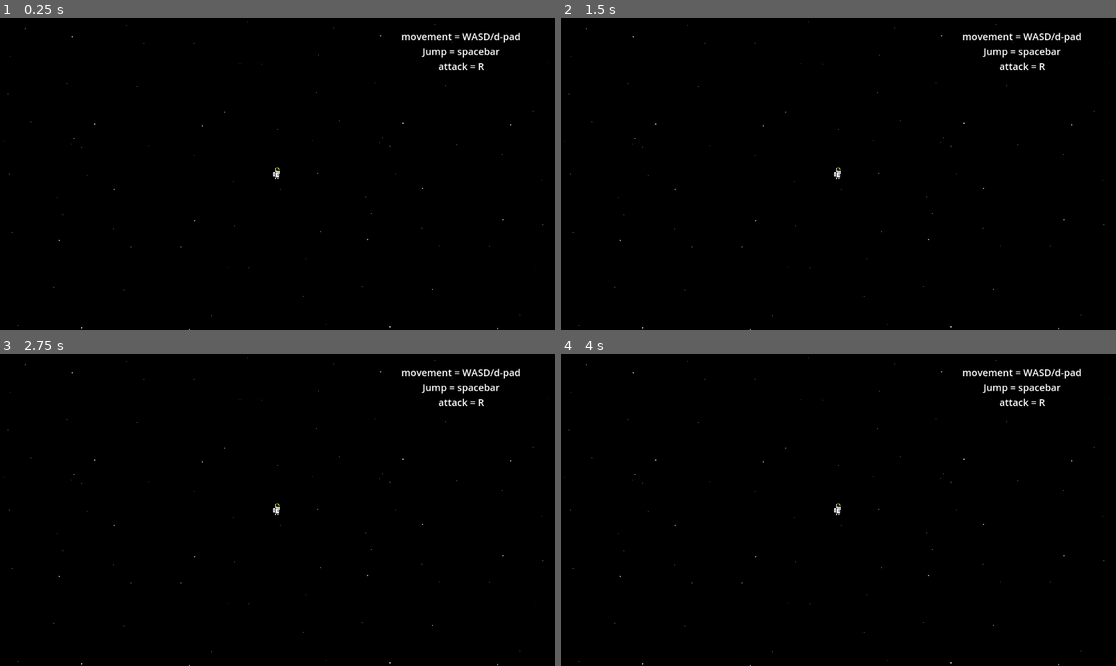
Above: before the commit, frames 1-4 (two rows, left to right).
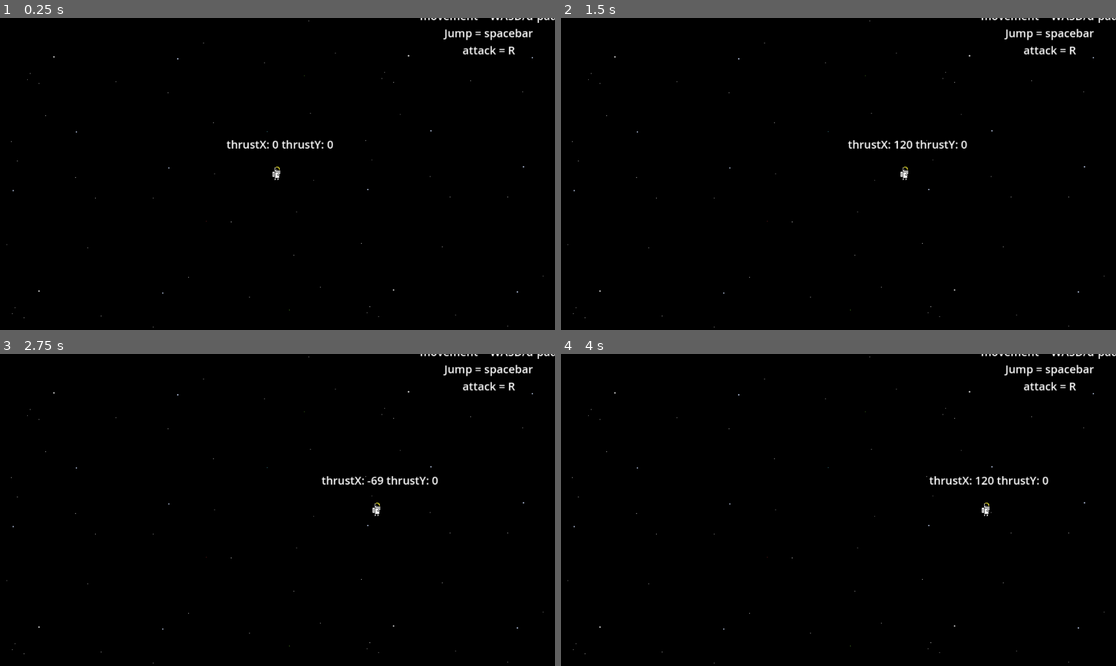
Above: after the commit, the same moments.

Repository: Boladelomo/Brackeys_Game_Jam_2024.2
Game: Godot game, scene res://Scenes/TestScene.tscn
The game is run twice, just before and just after one commit, with the same random seed, the same clock (stepped at 60 frames per second) and the same inputs.
Inputs:
- Up to frame 1 (0.25 s): no input
- Up to frame 2 (1.5 s): tap Enter at 0.5 s; hold Space (jump) 0.53-1.28 s; hold D (right) from 0.53 s (still down); tap R (attack) at 0.6 s; tap Space (jump) at 1.35 s
- Up to frame 3 (2.75 s): tap Space (jump) at 1.52, 1.82 s; tap R (attack) at 1.55, 2.1 s; release D (right) at 2.03 s; hold A (left) from 2.03 s (still down); hold Space (jump) from 2.03 s (still down)
- Up to frame 4 (4 s): release A (left) at 2.78 s; release Space (jump) at 2.78 s; hold D (right) from 2.78 s (still down); tap R (attack) at 2.85 s; tap Space (jump) at 3.02, 3.32 s; tap Enter at 3.5 s; hold Space (jump) from 3.53 s (still down)

The runs differ from the first frame. In frame 1, 1.2% of the frame differs, in the area x 0-100%, y 0-100%; in frame 2, 1.3%; in frame 3, 1.3%; in frame 4, 1.3%.
Error before the commit: Parse Error: The function signature doesn't match the parent. Parent signature is "get_gravity() -> Vector2". (res://Scripts/Sidescroller.gd:91)

Commit message:
boost & rebalanced speed vars, cleaner controller script

Diff:
--- a/Project/Scenes/Controller.tscn
+++ b/Project/Scenes/Controller.tscn
@@ -12,9 +12,6 @@
 myBody = NodePath(".")
 sprite = NodePath("Sprite2D")
 label = NodePath("Label")
-jumpHeight = 100.0
-jumpTimeToPeak = 0.5
-jumpTimeToDescent = 0.4
 
 [node name="Sprite2D" type="Sprite2D" parent="."]
 texture = ExtResource("2_fnswl")
--- a/Project/Scenes/TestScene.tscn
+++ b/Project/Scenes/TestScene.tscn
@@ -7,22 +7,23 @@
 [node name="world" type="Node2D"]
 
 [node name="Stars" type="Sprite2D" parent="."]
-position = Vector2(354, -114)
+position = Vector2(330, -222)
 texture = ExtResource("1_l8kns")
 
 [node name="Stars2" type="Sprite2D" parent="."]
-position = Vector2(-286, -112)
+position = Vector2(-310, -220)
 texture = ExtResource("1_l8kns")
 
 [node name="Stars3" type="Sprite2D" parent="."]
-position = Vector2(327, 309)
+position = Vector2(303, 201)
 texture = ExtResource("1_l8kns")
 
 [node name="Stars4" type="Sprite2D" parent="."]
-position = Vector2(-313, 311)
+position = Vector2(-337, 203)
 texture = ExtResource("1_l8kns")
 
 [node name="Camera2D" type="Camera2D" parent="."]
+zoom = Vector2(1.15, 1.15)
 
 [node name="Hints" type="Label" parent="Camera2D"]
 anchors_preset = 15
--- a/Project/Scripts/Sidescroller.gd
+++ b/Project/Scripts/Sidescroller.gd
@@ -1,6 +1,4 @@
 extends CharacterBody2D
-
-enum UnitState { IDLE, WALKING, ATTACKING, FALLING, JUMPING }
 
 @export var myBody : CharacterBody2D
 @export var sprite : Sprite2D
@@ -12,46 +10,15 @@
 var direction := Vector2.ZERO
 var thrust_vector := Vector2.ZERO
 
-const MAX_SPEED := 60.0
-const MAX_THRUST := 7
-var thrust := 3.5
+const MAX_SPEED := 120.0
+const MAX_THRUST := 12
+@export var thrust := 4.5
+@export var boost_thrust := 40.0
 
-@export var jumpHeight : float
-@export var jumpTimeToPeak : float
-@export var jumpTimeToDescent : float
-
-@onready var jumpVelocity : float = ((2.0 * jumpHeight) / jumpTimeToPeak) * -1.0
-@onready var jumpGravity : float = ((-2.0 * jumpHeight) / (jumpTimeToPeak * jumpTimeToPeak)) * -1.0
-@onready var fallGravity : float = ((-2.0 * jumpHeight) / (jumpTimeToDescent * jumpTimeToDescent)) * -1.0
-
-#combat
-const MAX_ATTACK_TIME : float = 30.0
-var attack_time : float = 0.0
-
-var state : UnitState
 #Debugging
 @onready var debug_label = label
 
-func _ready():
-	print(jumpVelocity)
-	print(jumpGravity)
-	print(fallGravity)
-
-func update_state():
-	attack_time = attack_time - 1 if attack_time > 0.0 else 0.0
-	if is_on_floor():
-		if attack_time > 0.0:
-			state = UnitState.ATTACKING
-		else:
-			state = UnitState.IDLE if velocity.x == 0.0 else UnitState.WALKING
-	else:
-		state = UnitState.JUMPING if velocity.y < 0.0 else UnitState.FALLING
-
-func _physics_process(delta):
-	#vertical movement
-	#velocity.y += get_gravity() * delta
-	#if Input.is_action_just_pressed("jump") and is_on_floor():
-		#jump()
+func _physics_process(_delta):
 
 	if Input.is_action_pressed("up"):
 		thrust_vector.y += max(-thrust, -MAX_THRUST)
@@ -59,26 +26,32 @@
 	if Input.is_action_pressed("down"):
 		thrust_vector.y += min(thrust, MAX_THRUST)
 
-	velocity.y = max(thrust_vector.y, -MAX_SPEED) if thrust_vector.y < 0.0 else min(thrust_vector.y, MAX_SPEED)
-
 	if Input.is_action_pressed("left"):
 		thrust_vector.x += max(-thrust, -MAX_THRUST)
 
 	if Input.is_action_pressed("right"):
 		thrust_vector.x += min(thrust, MAX_THRUST)
 
-	velocity.x = max(thrust_vector.x, -MAX_SPEED) if thrust_vector.x < 0.0 else min(thrust_vector.x, MAX_SPEED)
-	#TODO: action locks you in place, for dialogues
-	#Action logic
-	if Input.is_action_just_pressed("attack") and is_on_floor():
-		attack_time = MAX_ATTACK_TIME
+
+	#cap thrust_vector
+	thrust_vector.y = max(thrust_vector.y, -MAX_SPEED) if thrust_vector.y < 0.0 else min(thrust_vector.y, MAX_SPEED)
+	thrust_vector.x = max(thrust_vector.x, -MAX_SPEED) if thrust_vector.x < 0.0 else min(thrust_vector.x, MAX_SPEED)
+
+
+
+
+	#TODO: 'if boosting' logic, deplete boost meter but override max thrust with boost_thrust
+	velocity.y = thrust_vector.y
+	velocity.x = thrust_vector.x
+
+	if Input.is_action_pressed("jump"):
+		boost()
 
 	move_and_slide()
 
 func _process(delta):
-	update_state()
 	label.text = "thrustX: " + str(thrust_vector.x) + " thrustY: " + str(thrust_vector.y)
-	#label.text = update_debug_text()
+
 	var fps = Engine.get_frames_per_second()
 	var lerpInterval = direction / fps
 	var lerpPosition = global_transform.origin + lerpInterval
@@ -88,28 +61,9 @@
 	else :
 		sprite.global_transform = global_transform
 
-func get_gravity() -> float:
-	return jumpGravity if velocity.y < 0.0 else fallGravity
-
 #TODO: replace with boost
-func jump():
-	velocity.y = jumpVelocity
-
-#TODO: moving this to its own node requires setup each time it's re added, turn on/off with devtools.
-#TODO: disable for release
-func update_debug_text() -> String:
-	var s : String
-	match state:
-		UnitState.IDLE:
-			s = "Idle"
-		UnitState.WALKING:
-			s = "Walk"
-		UnitState.ATTACKING:
-			s = "Atacking"
-		UnitState.FALLING:
-			s = "Falling"
-		UnitState.JUMPING:
-			s = "Jumping"
-		_:
-			s = "<error>"
-	return s
+func boost():
+	velocity.x += boost_thrust * Input.get_axis("left", "right")
+	print(velocity.x)
+	velocity.y += boost_thrust * Input.get_axis("up", "down")
+	print(velocity.y)
